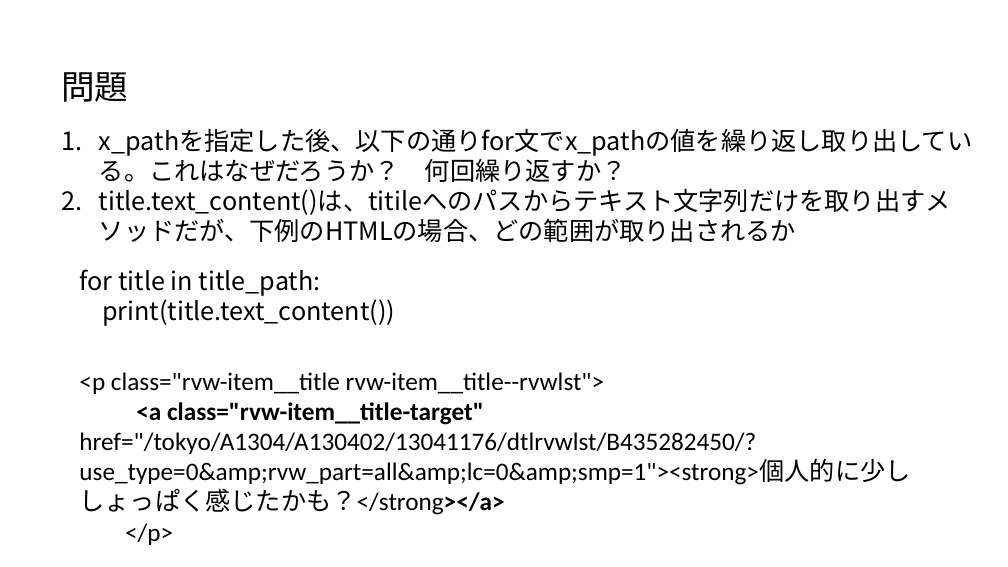
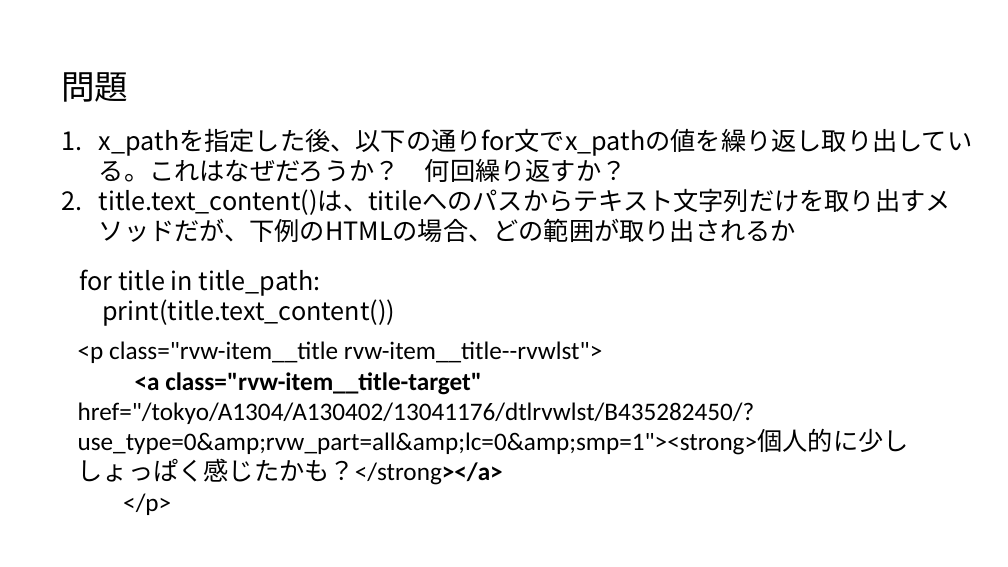
Before and after one commit to ueharaLab/bigdata4_scraper, a slide deck: slide 23 of bigdata4 scraper.pptx (slide 19 before the commit). Drawn at 1008x567 pixels with LibreOffice and Linux fonts; fonts in the diff are those of the drawing. Boxes give left, top, right and bottom in pixels: in the first picture for what was removed or moved away, otherwise in the second. Text is boxed around its words. In the diff, an @@ line names an element or a change of style, - is before the commit and + after.

```diff
--- a/bigdata4 scraper.pptx
+++ b/bigdata4 scraper.pptx
@@ text "<p class="rvw-item__title rvw-item__title--rvwlst">" moved from (x1=79, y1=372, x2=910, y2=545) to (x1=78, y1=341, x2=909, y2=515) @@
```
Also in this commit, not shown: 7 other slides changed, 4 slides added, 3 other files.
